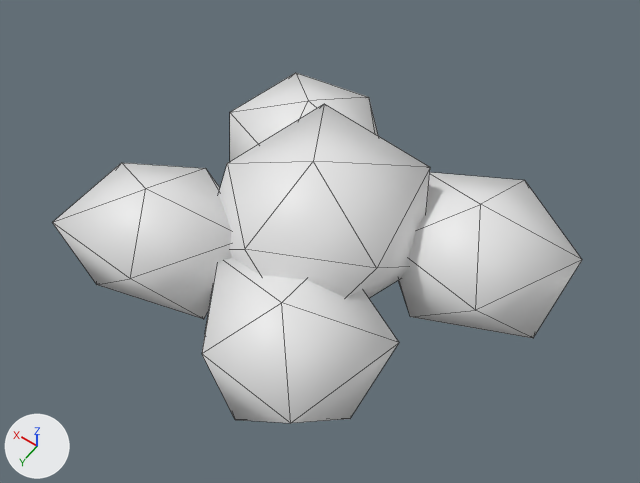
The glTF model models/variants/oak_v3.glb as it was, and as the next commit left it.
Camera for both pictures: a camera (50 mm lens) standing at (-3.74, 5.18, 11.17) and looking at (0.11, -0.21, 2.69). Arrows for +X, +Y and +Z are at lower left; the lights stay in place. The older version comes first. Mesh edges are drawn as thin lines. Vertices at exactly the same position are counted once.

The scene before the commit, as lines of its bpy script (objects in view):
```python
me_body_canopy0 = bpy.data.meshes.new('Body_Canopy0')
me_body_canopy0.from_pydata(...)  # 12 vertices, 20 faces; spans x -1.06..1.07, y -0.8..1.17, z -0.77..0.6
me_body_canopy1 = bpy.data.meshes.new('Body_Canopy1')
me_body_canopy1.from_pydata(...)  # 12 vertices, 20 faces; spans x -0.97..0.88, y -1.05..1.09, z -0.61..0.66
me_body_canopy2 = bpy.data.meshes.new('Body_Canopy2')
me_body_canopy2.from_pydata(...)  # 12 vertices, 20 faces; spans x -1.22..0.97, y -1.07..1.03, z -0.64..0.69
me_body_canopy3 = bpy.data.meshes.new('Body_Canopy3')
me_body_canopy3.from_pydata(...)  # 12 vertices, 20 faces; spans x -0.86..0.99, y -1.05..1.1, z -0.71..0.59
me_body_canopy4 = bpy.data.meshes.new('Body_Canopy4')
me_body_canopy4.from_pydata(...)  # 12 vertices, 20 faces; spans x -1.29..1.19, y -1.14..1.25, z -0.94..0.78
ob_body_canopy0 = bpy.data.objects.new('Body_Canopy0', me_body_canopy0)
ob_body_canopy0.location = (1.51, 1.09, 3.33)
ob_body_canopy0.rotation_euler = (0.0, 0.0, 0.835)  # degrees (0, 0, 48)
ob_body_canopy1 = bpy.data.objects.new('Body_Canopy1', me_body_canopy1)
ob_body_canopy1.location = (-0.55, 1.37, 3.19)
ob_body_canopy1.rotation_euler = (0.0, 0.0, 1.022)  # degrees (0, 0, 59)
ob_body_canopy2 = bpy.data.objects.new('Body_Canopy2', me_body_canopy2)
ob_body_canopy2.location = (-1.53, -0.89, 3.18)
ob_body_canopy2.rotation_euler = (0.0, 0.0, -0.432)  # degrees (0, 0, -25)
ob_body_canopy3 = bpy.data.objects.new('Body_Canopy3', me_body_canopy3)
ob_body_canopy3.location = (1.07, -1.3, 3.06)
ob_body_canopy3.rotation_euler = (0.0, 0.0, 1.758)  # degrees (0, 0, 101)
ob_body_canopy4 = bpy.data.objects.new('Body_Canopy4', me_body_canopy4)
ob_body_canopy4.location = (0.05, 0.0, 3.55)
ob_body_canopy4.rotation_euler = (0.0, 0.0, 1.469)  # degrees (0, 0, 84)
```
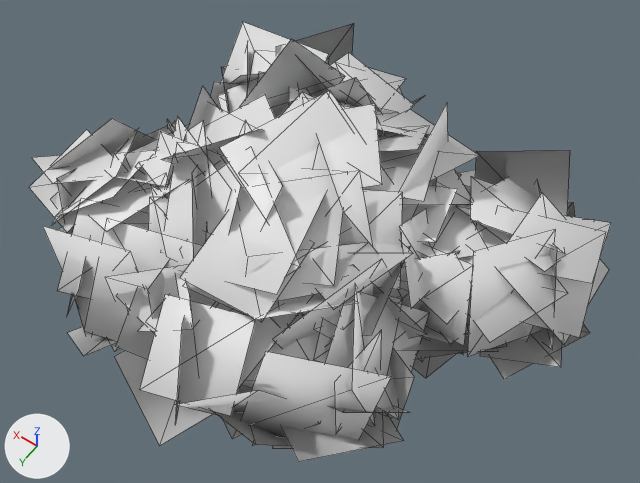
Boxes (x1, y1, x2, y2) around the edits, measured in the pictures (640 x 483 px):
'Body_Canopy4', reshaped, turned: before (219, 104, 430, 298); after (125, 39, 480, 349)
'Body_Canopy1', reshaped, turned: before (202, 258, 399, 423); after (114, 261, 429, 462)
'Body_Canopy2', reshaped, turned: before (398, 172, 582, 338); after (397, 150, 611, 379)
'Body_Canopy0', reshaped, turned: before (52, 163, 233, 319); after (29, 118, 208, 356)
'Body_Canopy3', reshaped, turned: before (230, 73, 378, 161); after (211, 22, 424, 117)

What the commit changed:
me_body_canopy0 is used by ob_body_canopy0; location (1.51, 1.09, 3.33); rotation (0.0, 0.0, 0.835), in degrees (0, 0, 48).
me_body_canopy0 had 12 vertices, 20 faces and spanned x -1.06..1.07, y -0.8..1.17, z -0.77..0.6.
me_body_canopy0 now has 172 vertices, 100 faces and spans x -1.46..1.64, y -1.44..1.7, z -1.16..1.01.
me_body_canopy0 part 1: the whole mesh is rebuilt.
me_body_canopy1 is used by ob_body_canopy1; location (-0.55, 1.37, 3.19); rotation (0.0, 0.0, 1.022), in degrees (0, 0, 59).
me_body_canopy1 had 12 vertices, 20 faces and spanned x -0.97..0.88, y -1.05..1.09, z -0.61..0.66.
me_body_canopy1 now has 188 vertices, 108 faces and spans x -1.51..1.71, y -1.47..1.45, z -1.08..1.01.
me_body_canopy1 part 2: the whole mesh is rebuilt.
me_body_canopy2 is used by ob_body_canopy2; location (-1.53, -0.89, 3.18); rotation (0.0, 0.0, -0.432), in degrees (0, 0, -25).
me_body_canopy2 had 12 vertices, 20 faces and spanned x -1.22..0.97, y -1.07..1.03, z -0.64..0.69.
me_body_canopy2 now has 180 vertices, 104 faces and spans x -1.44..1.53, y -1.44..1.54, z -1.05..0.94.
me_body_canopy2 part 3: the whole mesh is rebuilt.
me_body_canopy3 is used by ob_body_canopy3; location (1.07, -1.3, 3.06); rotation (0.0, 0.0, 1.758), in degrees (0, 0, 101).
me_body_canopy3 had 12 vertices, 20 faces and spanned x -0.86..0.99, y -1.05..1.1, z -0.71..0.59.
me_body_canopy3 now has 184 vertices, 106 faces and spans x -1.37..1.58, y -1.44..1.51, z -1.08..1.4.
me_body_canopy3 part 4: the whole mesh is rebuilt.
me_body_canopy4 is used by ob_body_canopy4; location (0.05, 0.0, 3.55); rotation (0.0, 0.0, 1.469), in degrees (0, 0, 84).
me_body_canopy4 had 12 vertices, 20 faces and spanned x -1.29..1.19, y -1.14..1.25, z -0.94..0.78.
me_body_canopy4 now has 328 vertices, 178 faces and spans x -1.87..1.91, y -1.89..2.05, z -1.19..1.44.
me_body_canopy4 part 5: 12 vertices removed from x -1.29..1.19, y -1.14..1.25, z -0.94..0.78; 328 vertices added at x -1.87..1.91, y -1.89..2.05, z -1.19..1.44.
Object 'Body_Canopy0' (ob_body_canopy0) turns from (0, 0, 48) to (0, 0, 0.7) degrees about x, y and z.
Object 'Body_Canopy1' (ob_body_canopy1) turns from (0, 0, 59) to (0, 0, 13) degrees about x, y and z.
Object 'Body_Canopy2' (ob_body_canopy2) turns from (0, 0, -25) to (0, 0, 114) degrees about x, y and z.
Object 'Body_Canopy3' (ob_body_canopy3) turns from (0, 0, 101) to (0, 0, -77) degrees about x, y and z.
Object 'Body_Canopy4' (ob_body_canopy4) turns from (0, 0, 84) to (0, 0, -50) degrees about x, y and z.
